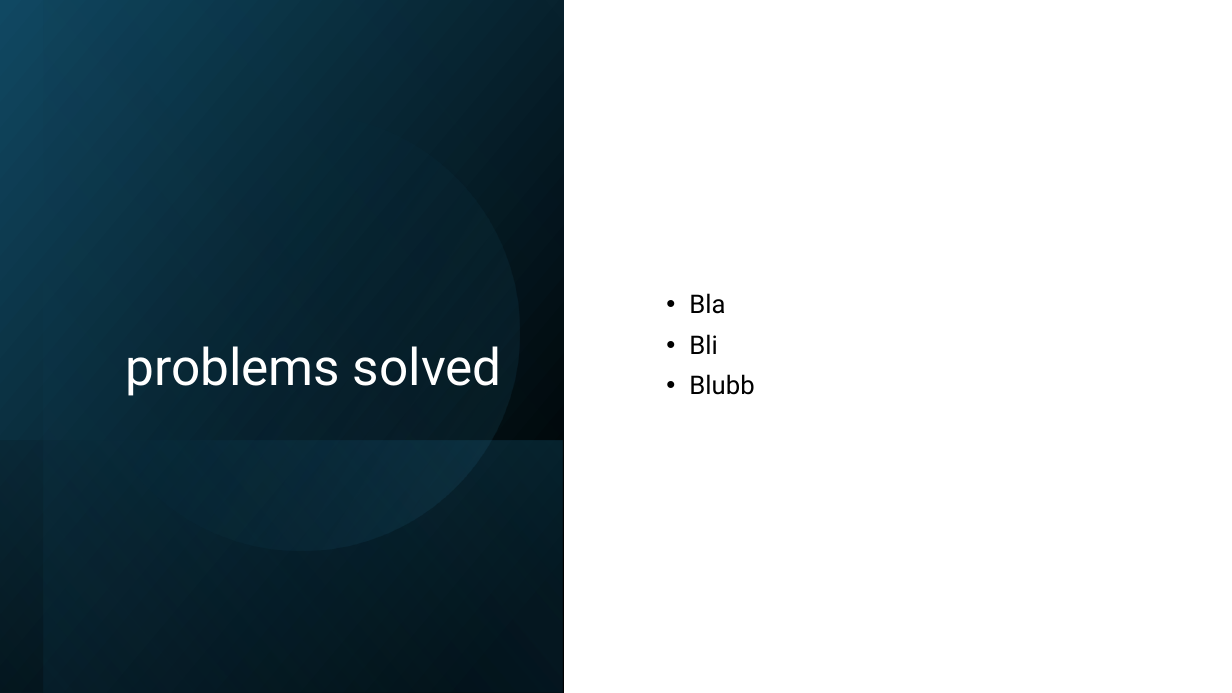
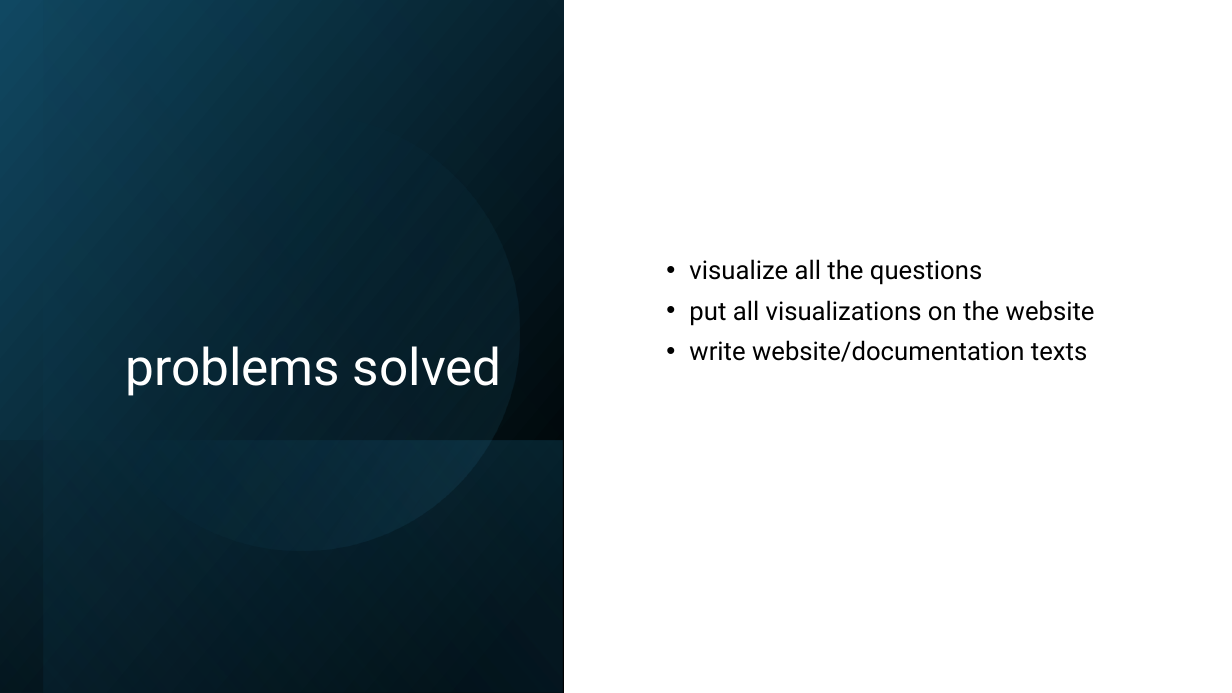
Before and after one commit to EmilieTr/darts_data_science_project, a slide deck: slide 2 of Presentations/DS_Project_Week-3.pptx. Drawn at 1232x693 pixels with LibreOffice and Linux fonts; fonts in the diff are those of the drawing. Boxes give left, top, right and bottom in pixels: in the first picture for what was removed or moved away, otherwise in the second. Text is boxed around its words. In the diff, an @@ line names an element or a change of style, - is before the commit and + after.

Commit message:
presentation 3 update

```diff
--- a/Presentations/DS_Project_Week-3.pptx
+++ b/Presentations/DS_Project_Week-3.pptx
@@ text at [689, 259, 1095, 362]: text changed @@
-• Bla
-• Bli
-• Blubb
+• visualize all the questions
+• put all visualizations on the website
+• write website/documentation texts
```
Also in this commit, not shown: 1 other slide changed.
